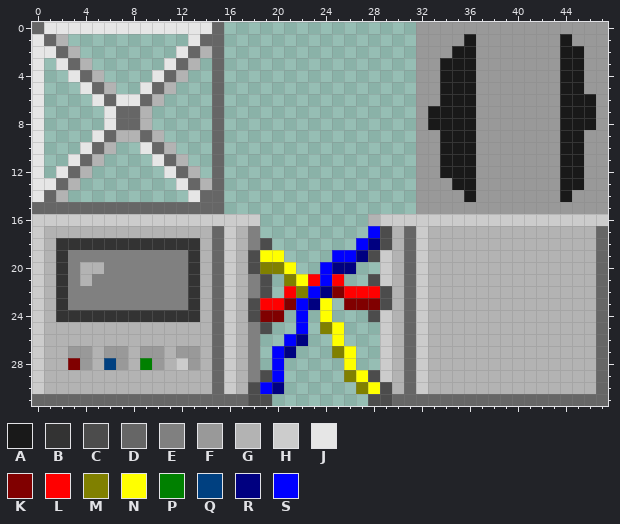
Pixel-art sprite: maps/structure.png. Above, as it was before the edit.
The file is 48x32 pixels.
Palette (. is transparent): A #191919  B #333333  C #4c4c4c  D #666666  E #808080  F #999999  G #b3b3b3  H #cccccc  J #e6e6e6  K #800000  L #ff0000  M #808000  N #ffff00  P #008000  Q #004080  R #000080  S #0000ff
Pixels before, first column x 0:
 0 DJJJJJJJJJJJJJJD................FFFFFFFFFFFFFFFF
 1 JDG..........JDD................FFFFAFFFFFFFAFFF
 2 JJDG........JDGD................FFFAAFFFFFFFAAFF
 3 J.JDG......JDG.D................FFAAAFFFFFFFAAFF
 4 J..JDG....JDG..D................FFAAAFFFFFFFAAFF
 5 J...JDG..JDG...D................FFAAAFFFFFFFAAFF
 6 J....JDJJDG....D................FFAAAFFFFFFFAAAF
 7 J.....JDDG.....D................FAAAAFFFFFFFAAAF
 8 J.....JDDG.....D................FAAAAFFFFFFFAAAF
 9 J....JDGGDG....D................FFAAAFFFFFFFAAFF
10 J...JDG..JDG...D................FFAAAFFFFFFFAAFF
11 J..JDG....JDG..D................FFAAAFFFFFFFAAFF
12 J.JDG......JDG.D................FFAAAFFFFFFFAAFF
13 JJDG........JDGD................FFFAAFFFFFFFAAFF
14 JDG..........JDD................FFFFAFFFFFFFAFFF
15 DDDDDDDDDDDDDDDD................FFFFFFFFFFFFFFFF
16 HHHHHHHHHHHHHHHHHHH.........GHHHHHHHHHHHHHHHHHHH
17 HGGGGGGGGGGGGGGDHGE.........SCGDHGGGGGGGGGGGGGGD
18 HGBBBBBBBBBBBBGDHGEC.......SRCGDHGGGGGGGGGGGGGGD
19 HGBEEEEEEEEEEBGDHGCNN....SSRCHGDHGGGGGGGGGGGGGGD
20 HGBEGGEEEEEEEBGDHGCMMN..SRR..HGDHGGGGGGGGGGGGGGD
21 HGBEGEEEEEEEEBGDHGEC.MNLSL..CHGDHGGGGGGGGGGGGGGD
22 HGBEEEEEEEEEEBGDHGEC.LMSRKLLLCGDHGGGGGGGGGGGGGGD
23 HGBEEEEEEEEEEBGDHGCLLKSRN.KKKCGDHGGGGGGGGGGGGGGD
24 HGBBBBBBBBBBBBGDHGCKK.S.N...CHGDHGGGGGGGGGGGGGGD
25 HGGGGGGGGGGGGGGDHGEC..S.MN...HGDHGGGGGGGGGGGGGGD
26 HGGGGGGGGGGGGGGDHGE..SR..N...HGDHGGGGGGGGGGGGGGD
27 HGGFFGFFGFFGFFGDHGE.SR...MN..HGDHGGGGGGGGGGGGGGD
28 HGGKFGQFGPFGHFGDHGE.S.....N..HGDHGGGGGGGGGGGGGGD
29 HGGGGGGGGGGGGGGDHGECS.....MNCHGDHGGGGGGGGGGGGGGD
30 HGGGGGGGGGGGGGGDHGCSR......MNCGDHGGGGGGGGGGGGGGD
31 DDDDDDDDDDDDDDDDDDCC........CCDDDDDDDDDDDDDDDDDD
After:
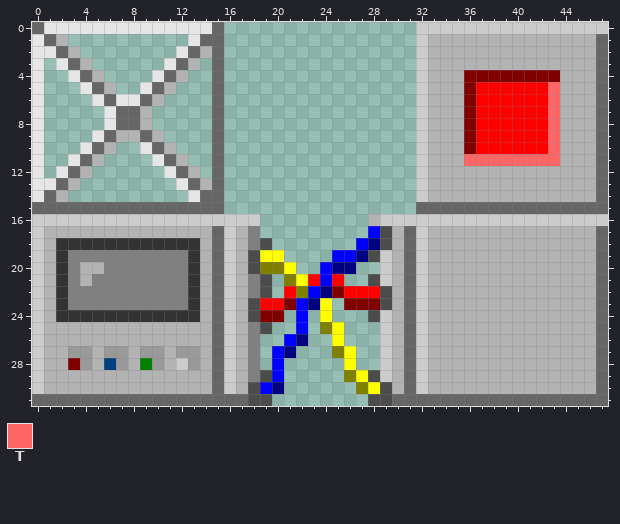
Colours new in this view: T #ff6666
Edits made:
{"y":0,"x":32,"old":"FFFFFFFFFFFFFFFF","new":"HHHHHHHHHHHHHHHH"}
{"y":1,"x":32,"old":"FFFFAFFFFFFFAFFF","new":"HGGGGGGGGGGGGGGD"}
{"y":2,"x":32,"old":"FFFAAFFFFFFFAAFF","new":"HGGGGGGGGGGGGGGD"}
{"y":3,"x":32,"old":"FFAAAFFFFFFFAAFF","new":"HGGGGGGGGGGGGGGD"}
{"y":4,"x":32,"old":"FFAAAFFFFFFFAAFF","new":"HGGGKKKKKKKKGGGD"}
{"y":5,"x":32,"old":"FFAAAFFFFFFFAAFF","new":"HGGGKLLLLLLTGGGD"}
{"y":6,"x":32,"old":"FFAAAFFFFFFFAAAF","new":"HGGGKLLLLLLTGGGD"}
{"y":7,"x":32,"old":"FAAAAFFFFFFFAAAF","new":"HGGGKLLLLLLTGGGD"}
{"y":8,"x":32,"old":"FAAAAFFFFFFFAAAF","new":"HGGGKLLLLLLTGGGD"}
{"y":9,"x":32,"old":"FFAAAFFFFFFFAAFF","new":"HGGGKLLLLLLTGGGD"}
{"y":10,"x":32,"old":"FFAAAFFFFFFFAAFF","new":"HGGGKLLLLLLTGGGD"}
{"y":11,"x":32,"old":"FFAAAFFFFFFFAAFF","new":"HGGGTTTTTTTTGGGD"}
{"y":12,"x":32,"old":"FFAAAFFFFFFFAAFF","new":"HGGGGGGGGGGGGGGD"}
{"y":13,"x":32,"old":"FFFAAFFFFFFFAAFF","new":"HGGGGGGGGGGGGGGD"}
{"y":14,"x":32,"old":"FFFFAFFFFFFFAFFF","new":"HGGGGGGGGGGGGGGD"}
{"y":15,"x":32,"old":"FFFFFFFFFFFFFFFF","new":"DDDDDDDDDDDDDDDD"}
{"label":"changed","picture_box":[416,22,608,214]}
